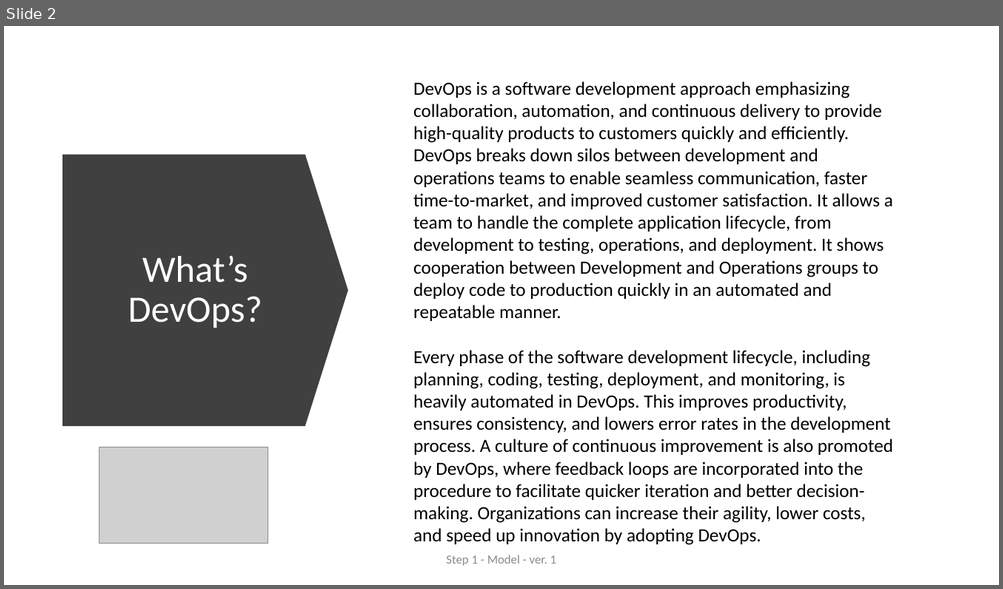
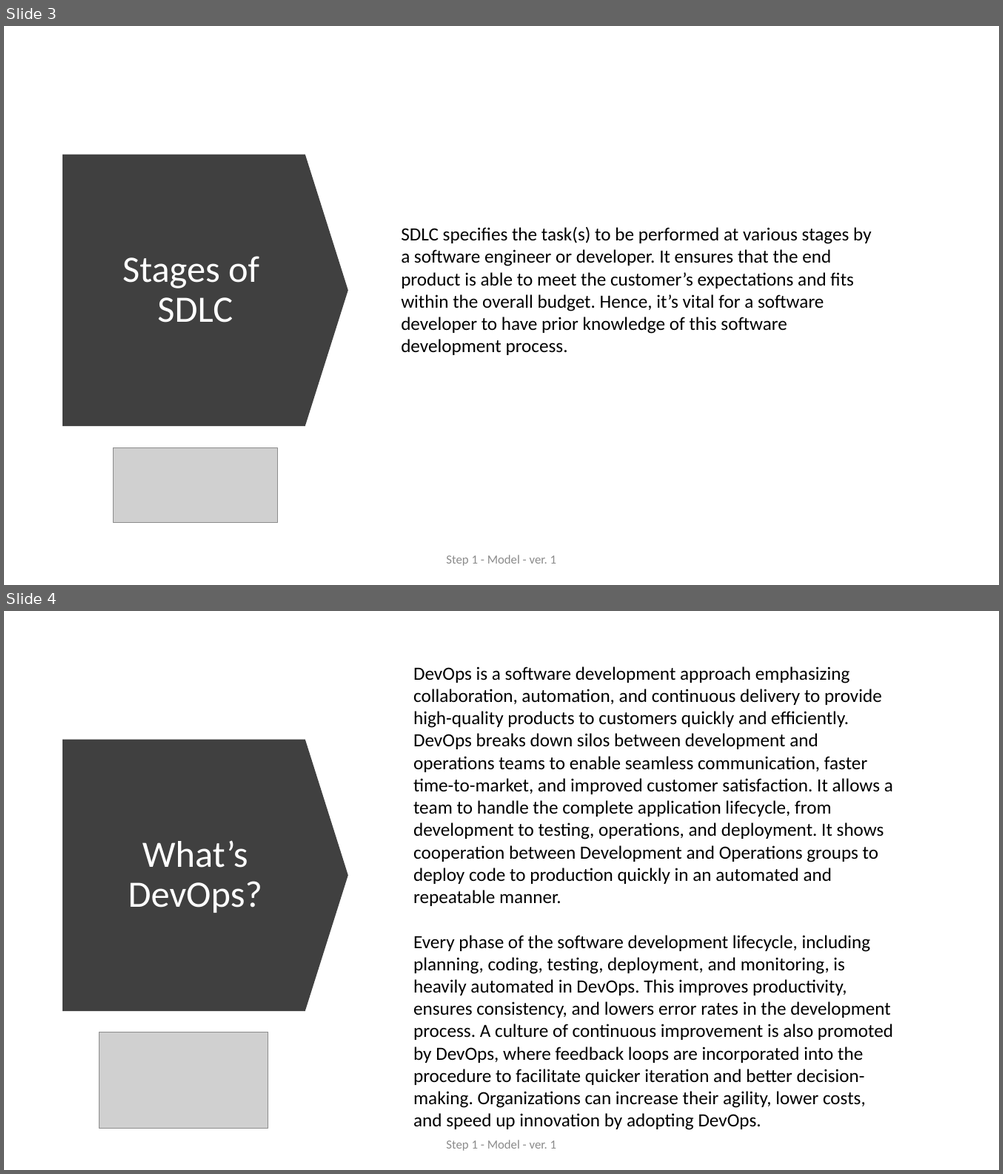
Before and after one commit to ext4dmin/DevOps-Mentorship, a slide deck: Step1-Model_speach.pptx. Shown one above the other, each under a label of ours: slide 2 before the commit, slides 3 and 4 after it. The pictures are 1003x589 and 1003x1174 pixels, drawn with LibreOffice and Linux fonts; fonts in the diff are those of the drawing; grey boxes stand for pictures. Boxes give left, top, right and bottom in pixels: in the first picture for what was removed or moved away, otherwise in the second. Text is boxed around its words. In the diff, an @@ line names an element or a change of style, - is before the commit and + after.

Commit message:
start work on sdlc section

```diff
--- a/Step1-Model_speach.pptx
+++ b/Step1-Model_speach.pptx
@@ slide 3 added at (4, 26, 999, 585), background #FFFFFF @@
@@ down arrow added at (63, 154, 349, 426), fill #404040 @@
@@ text added at (401, 227, 871, 355), 18 pt, text #000000 @@
+SDLC specifies the task(s) to be performed at various stages by a software engineer or developer. It ensures that the end product is able to meet the customer’s expectations and fits within the overall budget. Hence, it’s vital for a software developer to have prior knowledge of this software development process.
@@ title added at (122, 256, 259, 323), 36 pt, text #FFFFFF @@
+Stages of
+SDLC
@@ picture added at (113, 449, 277, 524) @@
@@ text added at (446, 555, 556, 566), 12 pt, text #8C8C8C @@
+Step 1 - Model - ver. 1
@@ what was slide 2 is now slide 4 @@
```
Also in this commit, not shown: 1 other slide added, 1 other file.
